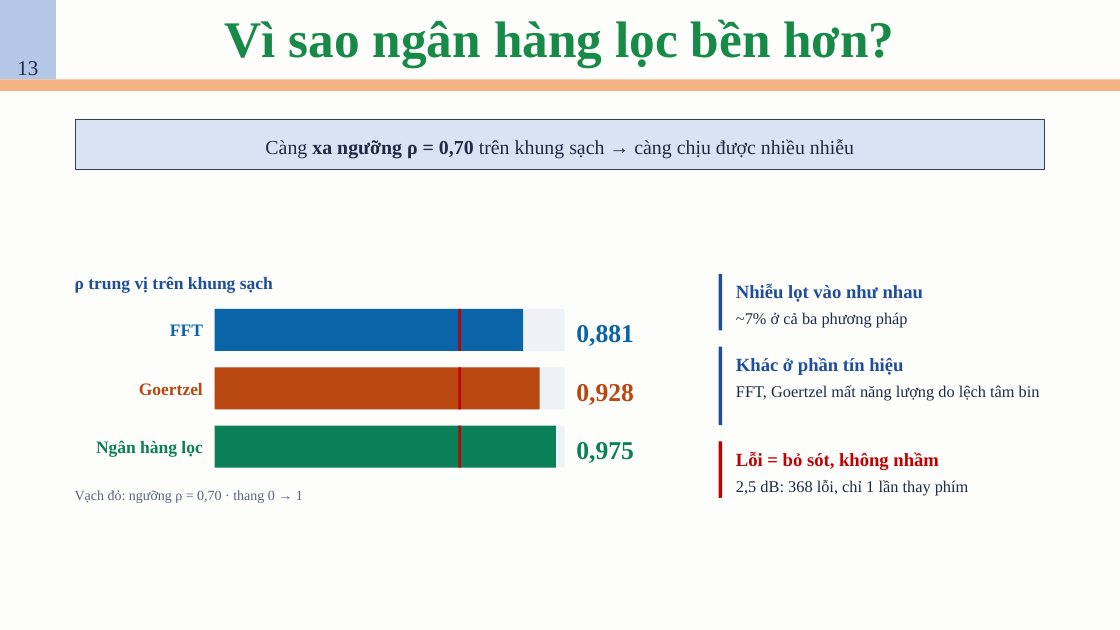
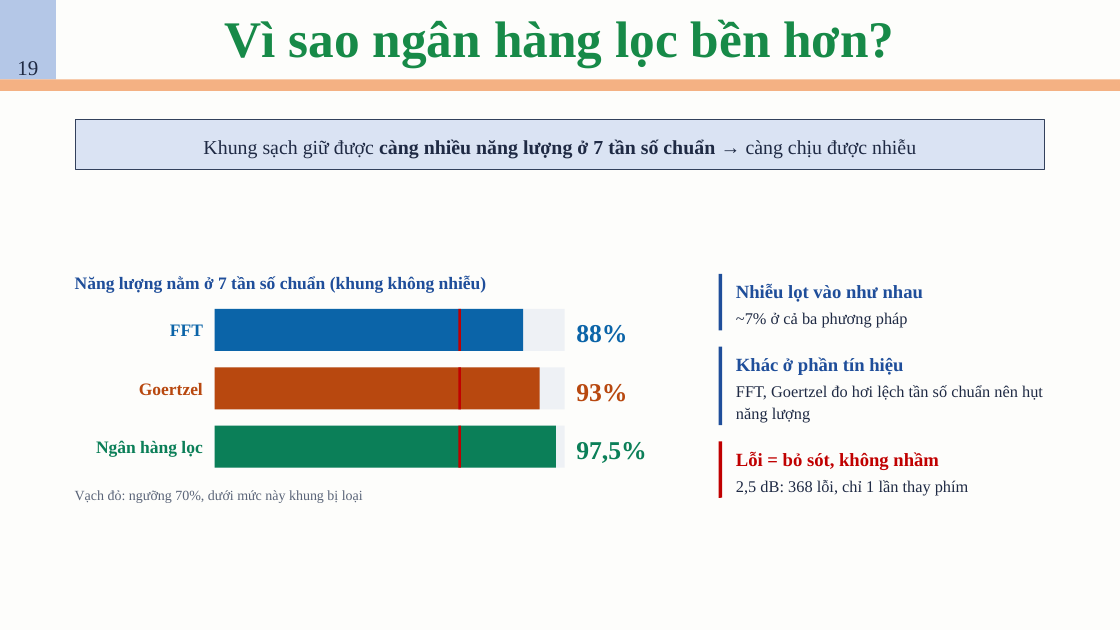
Before and after one commit to AIVIETNAM-AIO-DoHongNhat/DTMF, a slide deck: slide 20 of slides/Hệ thống phát và giải mã tín hiệu DTMF.pptx (slide 13 before the commit). Drawn at 1120x630 pixels with LibreOffice and Linux fonts; fonts in the diff are those of the drawing. Boxes give left, top, right and bottom in pixels: in the first picture for what was removed or moved away, otherwise in the second. Text is boxed around its words. In the diff, an @@ line names an element or a change of style, - is before the commit and + after.

```diff
--- a/slides/Hệ thống phát và giải mã tín hiệu DTMF.pptx
+++ b/slides/Hệ thống phát và giải mã tín hiệu DTMF.pptx
@@ text in rectangle at <box>17,61,38,75</box>: text added @@
+19
@@ text removed at <box>17,61,38,75</box> @@
-13
@@ text in rectangle at <box>203,139,916,159</box>: text added @@
+Khung sạch giữ được càng nhiều năng lượng ở 7 tần số chuẩn → càng chịu được nhiễu
@@ text removed at <box>265,139,854,159</box> @@
-Càng xa ngưỡng ρ = 0,70 trên khung sạch → càng chịu được nhiều nhiễu
@@ text at <box>75,275,487,293</box>: text changed @@
-ρ trung vị trên khung sạch
+Năng lượng nằm ở 7 tần số chuẩn (khung không nhiễu)
@@ text at <box>576,325,627,343</box>: text changed @@
-0,881
+88%
@@ text at <box>576,384,627,402</box>: text changed @@
-0,928
+93%
@@ text at <box>736,385,1043,423</box>: text changed @@
-FFT, Goertzel mất năng lượng do lệch tâm bin
+FFT, Goertzel đo hơi lệch tần số chuẩn nên hụt năng lượng
@@ text at <box>576,442,646,463</box>: text changed @@
-0,975
+97,5%
@@ text at <box>75,490,363,503</box>: text changed @@
-Vạch đỏ: ngưỡng ρ = 0,70 · thang 0 → 1
+Vạch đỏ: ngưỡng 70%, dưới mức này khung bị loại
```
Also in this commit, not shown: 14 other slides changed, 11 slides added, 2 slides removed, 5 other files.
